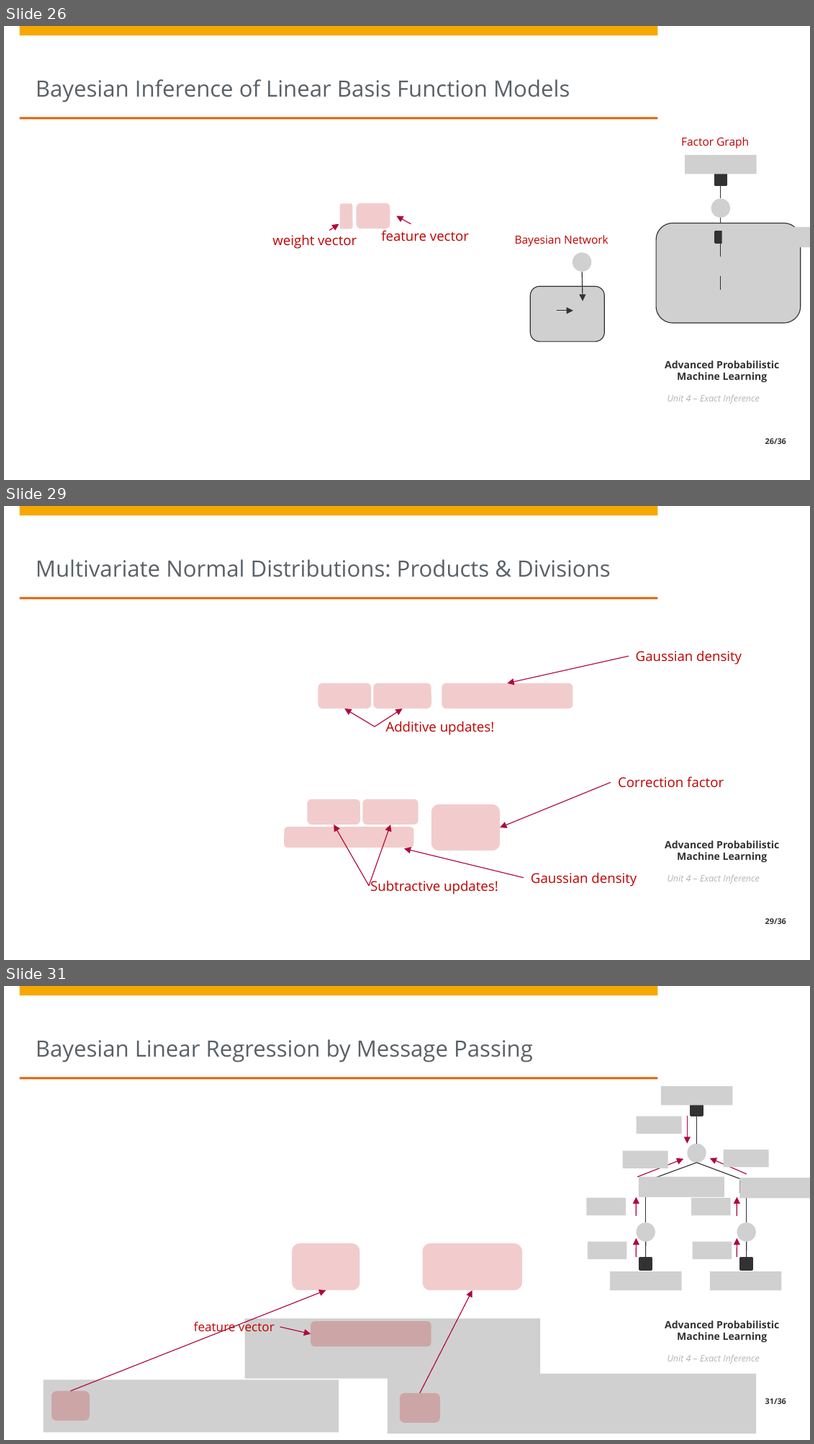
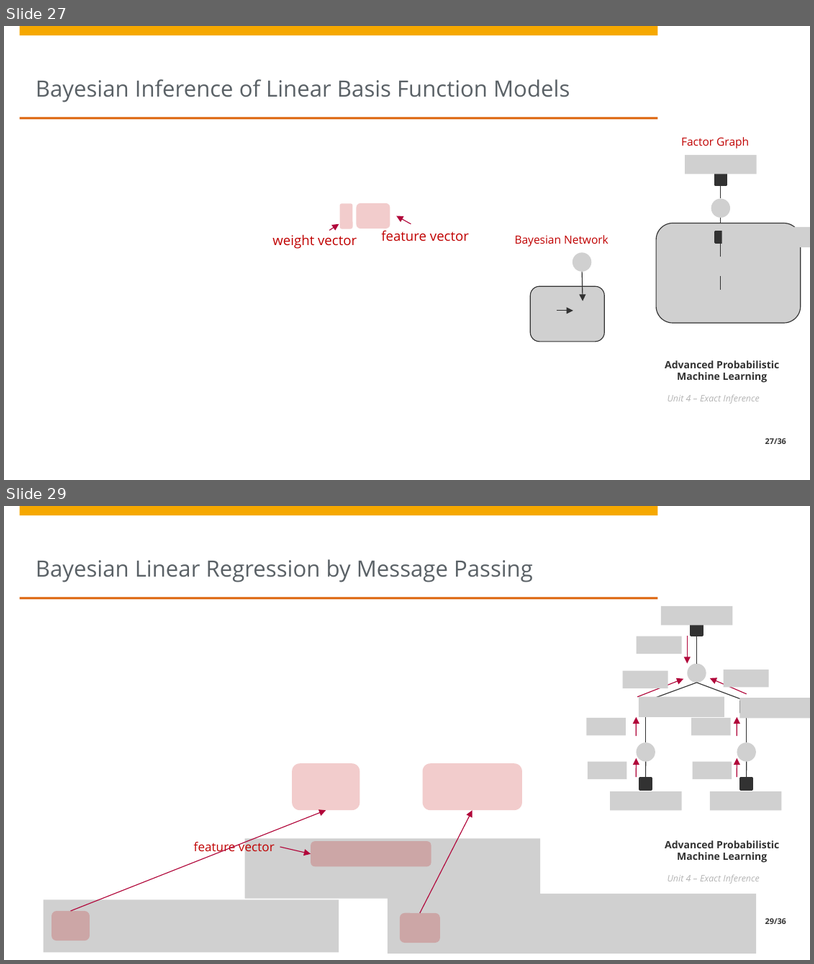
Before and after one commit to treyfel/pml-wise2025, a slide deck: unit4/Unit4 - Exact Inference.pptx. Shown one above the other, each under a label of ours: slides 26, 29 and 31 before the commit, slides 27 and 29 after it; the slides between them are not shown. The pictures are 814x1444 and 814x964 pixels, drawn with LibreOffice and Linux fonts; fonts in the diff are those of the drawing; grey boxes stand for pictures; background and template pictures are left out. Boxes give left, top, right and bottom in pixels: in the first picture for what was removed or moved away, otherwise in the second. Text is boxed around its words. In the diff, an @@ line names an element or a change of style, - is before the commit and + after.

```diff
--- a/unit4/Unit4 - Exact Inference.pptx
+++ b/unit4/Unit4 - Exact Inference.pptx
@@ slide 29 removed at (4,506,810,960), background #FFFFFF; not listed: 7 template elements that a slide beside it also shows @@
@@ title removed at (36,559,611,577) @@
-Multivariate Normal Distributions: Products & Divisions
@@ arrow removed from (629, 656) to (507, 683) @@
@@ text removed at (636,651,742,664) @@
-Gaussian density
@@ rounded rectangle removed at (319,683,372,708) @@
@@ rounded rectangle removed at (373,683,432,708) @@
@@ rounded rectangle removed at (442,683,574,708) @@
@@ arrow removed from (375, 726) to (345, 708) @@
@@ arrow removed from (375, 726) to (402, 708) @@
@@ text removed at (386,719,495,735) @@
-Additive updates!
@@ arrow removed from (611, 782) to (500, 827) @@
@@ text removed at (618,776,724,788) @@
-Correction factor
@@ rounded rectangle removed at (307,799,360,824) @@
@@ rounded rectangle removed at (363,799,419,824) @@
@@ rounded rectangle removed at (432,804,500,850) @@
@@ rounded rectangle removed at (285,827,414,848) @@
@@ arrow removed from (369, 885) to (334, 824) @@
@@ arrow removed from (369, 885) to (391, 824) @@
@@ arrow removed from (524, 878) to (404, 849) @@
@@ text removed at (531,872,637,886) @@
-Gaussian density
@@ text removed at (370,878,499,894) @@
-Subtractive updates!
@@ what was slide 26 is now slide 27 @@
@@ page number at (766,438,787,444): text changed @@
-26/36
+27/36
@@ what was slide 31 is now slide 29 @@
@@ page number at (766,918,787,924): text changed @@
-31/36
+29/36
```
Also in this commit, not shown: 5 slides changed, 1 other file.
